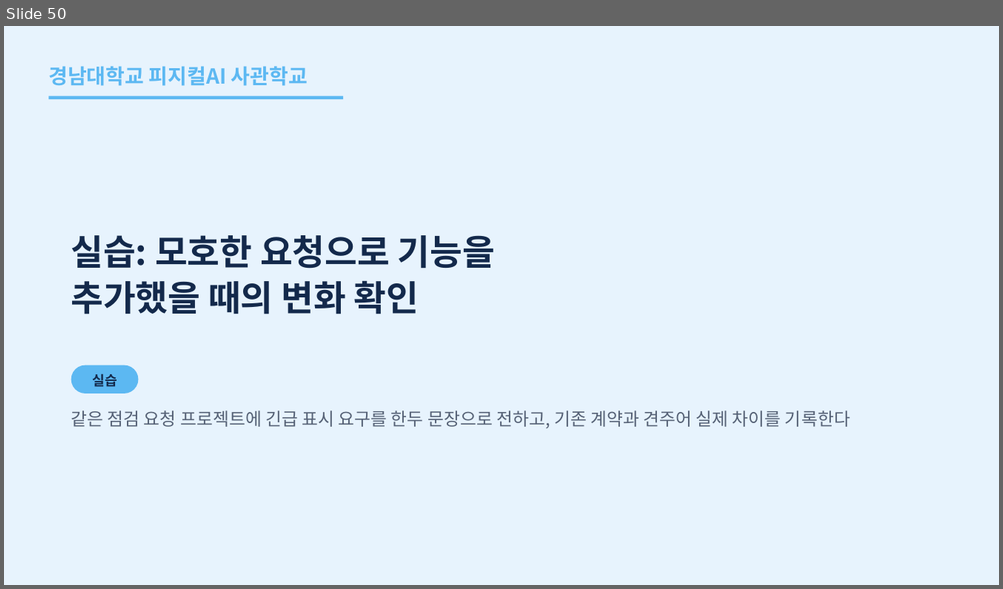
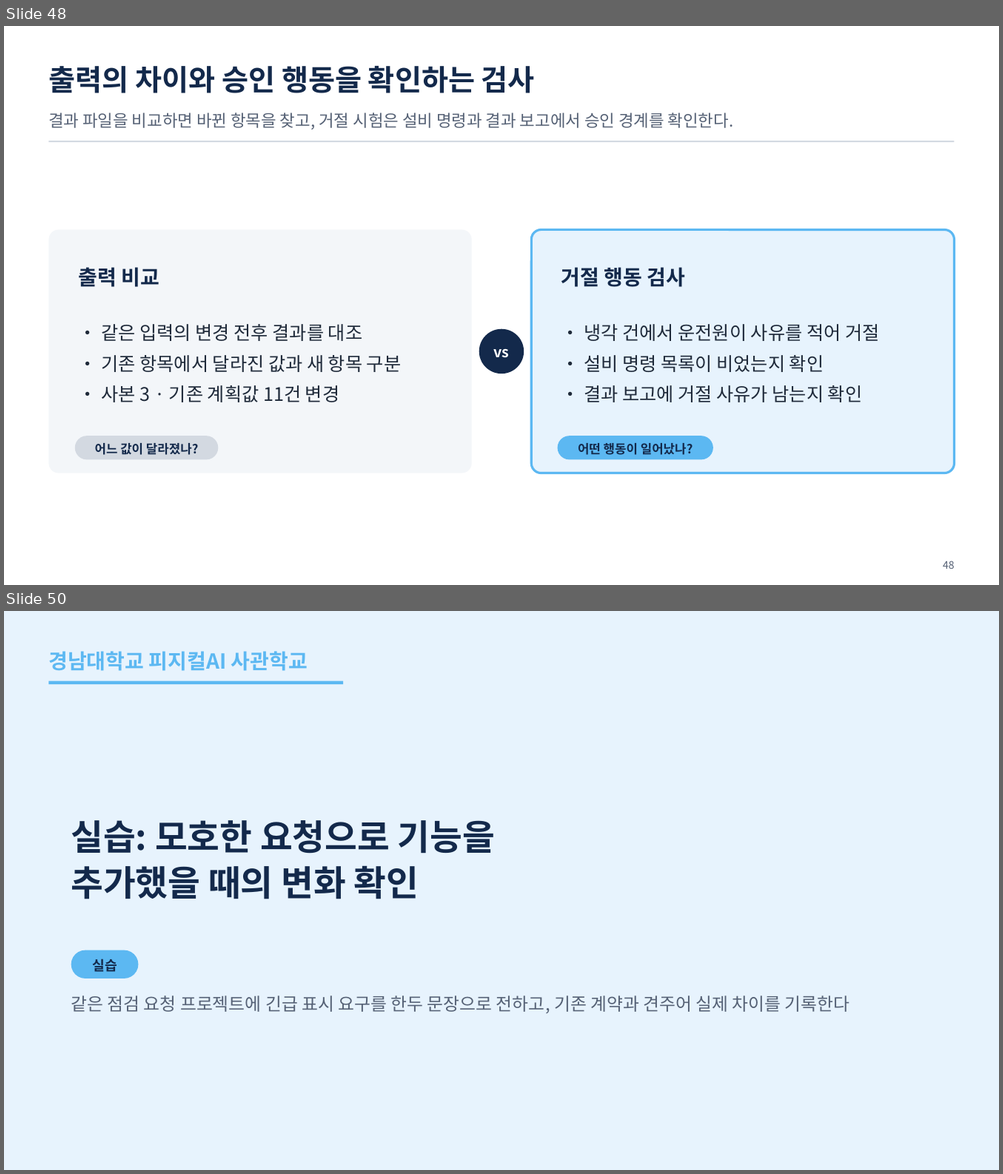
Before and after one commit to uengine-oss/hyd-iot-edu, a slide deck: workspace/강의제작/산출물/통합반/이론/07회차/통합반_07일차.pptx. Shown one above the other, each under a label of ours: slide 50 before the commit, slides 48 and 50 after it; the slides between them are not shown. The pictures are 1003x589 and 1003x1174 pixels, drawn with LibreOffice and Linux fonts; fonts in the diff are those of the drawing. Boxes give left, top, right and bottom in pixels: in the first picture for what was removed or moved away, otherwise in the second. Text is boxed around its words. In the diff, an @@ line names an element or a change of style, - is before the commit and + after.

Commit message:
통합반 7회차 45~49장 유효성·변경 검사를 보강하고 75행 본문 26분34초를 검증

```diff
--- a/workspace/강의제작/산출물/통합반/이론/07회차/통합반_07일차.pptx
+++ b/workspace/강의제작/산출물/통합반/이론/07회차/통합반_07일차.pptx
@@ slide 48 added at (x1=4, y1=26, x2=999, y2=585), background #FFFFFF @@
@@ text added at (x1=48, y1=66, x2=535, y2=93), 28 pt, text #13294B, bold @@
+출력의 차이와 승인 행동을 확인하는 검사
@@ text added at (x1=48, y1=113, x2=734, y2=130), 16 pt, text #556175 @@
+결과 파일을 비교하면 바뀐 항목을 찾고, 거절 시험은 설비 명령과 결과 보고에서 승인 경계를 확인한다.
@@ rectangle added at (x1=48, y1=141, x2=954, y2=142), fill #D3D9E1 @@
@@ rounded rectangle added at (x1=48, y1=230, x2=472, y2=474), fill #F3F6F9 @@
@@ rounded rectangle added at (x1=532, y1=230, x2=955, y2=474), fill #E7F3FD, outline #5CB8F2 2.25 pt @@
@@ text added at (x1=79, y1=267, x2=160, y2=287), 20 pt, text #13294B, bold @@
+출력 비교
@@ text added at (x1=560, y1=267, x2=685, y2=287), 20 pt, text #13294B, bold @@
+거절 행동 검사
@@ text added at (x1=101, y1=324, x2=401, y2=403), 18 pt, text #1F2A3A @@
+• 같은 입력의 변경 전후 결과를 대조
+• 기존 항목에서 달라진 값과 새 항목 구분
+• 사본 3 · 기존 계획값 11건 변경
@@ ellipse added at (x1=479, y1=329, x2=524, y2=375), fill #13294B @@
@@ text added at (x1=583, y1=324, x2=879, y2=403), 18 pt, text #1F2A3A @@
+• 냉각 건에서 운전원이 사유를 적어 거절
+• 설비 명령 목록이 비었는지 확인
+• 결과 보고에 거절 사유가 남는지 확인
@@ text added at (x1=493, y1=349, x2=509, y2=358), 14 pt, text #FFFFFF, bold @@
+vs
@@ rounded rectangle added at (x1=75, y1=437, x2=218, y2=460), fill #D3D9E1 @@
@@ text added at (x1=95, y1=443, x2=199, y2=455), 12 pt, text #13294B, bold @@
+어느 값이 달라졌나?
@@ rounded rectangle added at (x1=558, y1=437, x2=714, y2=460), fill #5CB8F2 @@
@@ text added at (x1=578, y1=443, x2=693, y2=455), 12 pt, text #13294B, bold @@
+어떤 행동이 일어났나?
@@ text added at (x1=942, y1=561, x2=954, y2=569), 10 pt, text #556175 @@
+48
```
Also in this commit, not shown: 3 slides changed, 1 other slide added, 2 slides removed, 24 other files.
